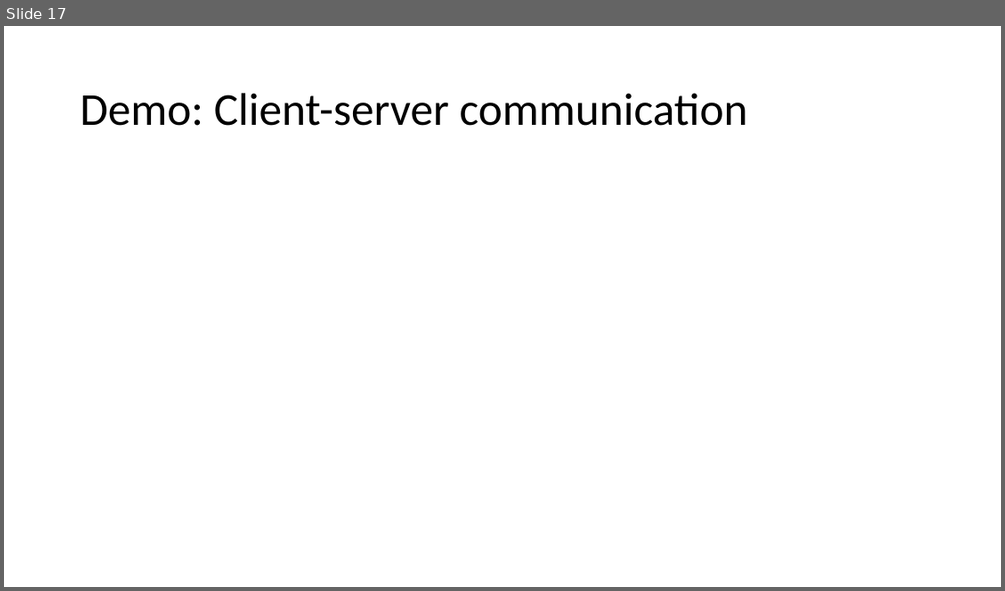
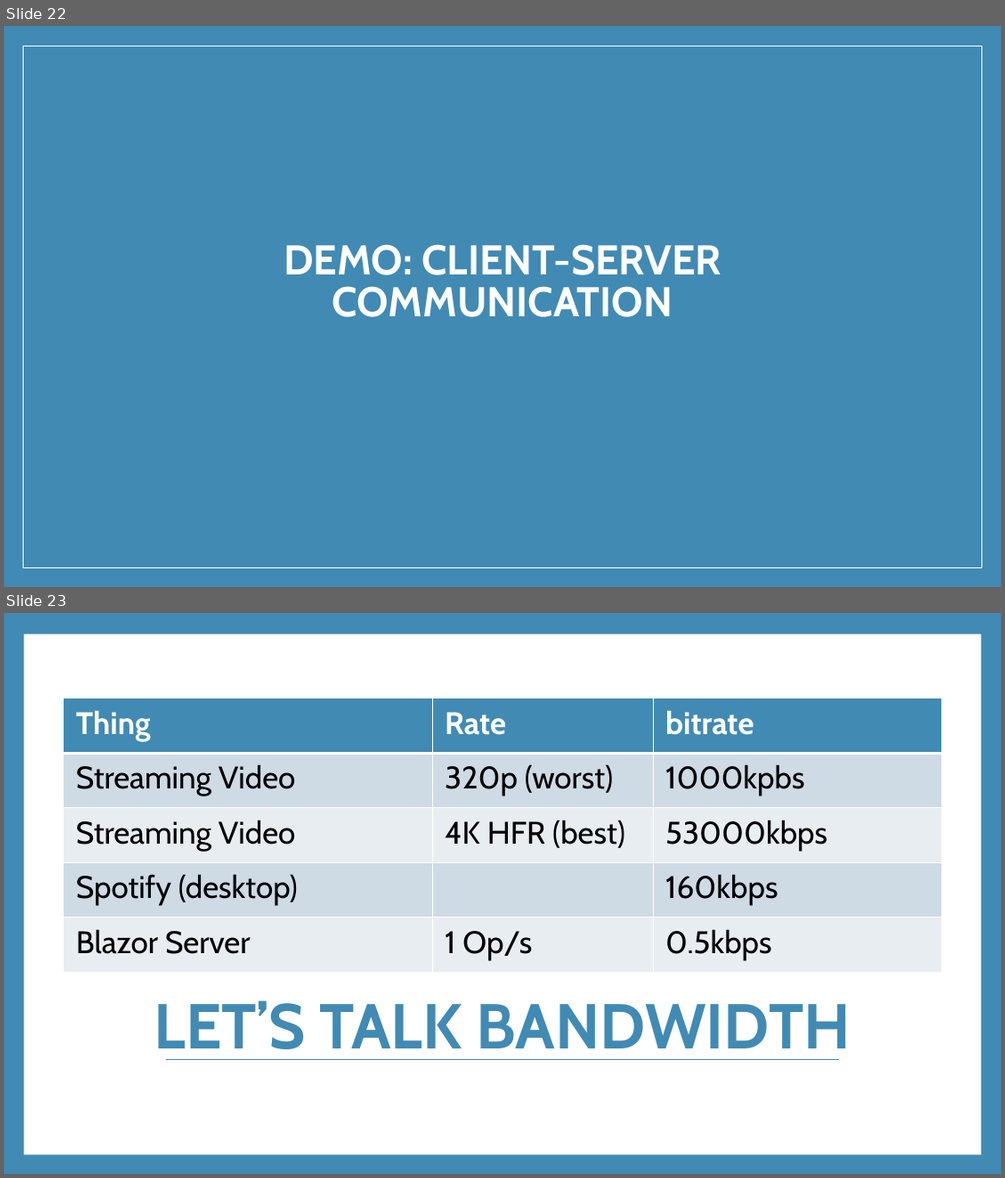
Before and after one commit to rynowak/Presentations, a slide deck: 2019/AusNzMeetups/blazor/slides.pptx. Shown one above the other, each under a label of ours: slide 17 before the commit, slides 22 and 23 after it. The pictures are 1005x591 and 1005x1178 pixels, drawn with LibreOffice and Linux fonts; fonts in the diff are those of the drawing. Boxes give left, top, right and bottom in pixels: in the first picture for what was removed or moved away, otherwise in the second. Text is boxed around its words. In the diff, an @@ line names an element or a change of style, - is before the commit and + after.

Commit message:
Add slides for Blazor deep-dive

```diff
--- a/2019/AusNzMeetups/blazor/slides.pptx
+++ b/2019/AusNzMeetups/blazor/slides.pptx
@@ slide 23 added at (4, 613, 1001, 1174), background #418AB3 @@
@@ rectangle added at (4, 613, 1001, 1174), fill #418AB3 @@
@@ rectangle added at (24, 634, 981, 1154), fill #FFFFFF @@
@@ table added at (64, 698, 942, 972), 5 rows, 3 columns @@
+Thing | Rate | bitrate
+Streaming Video | 320p (worst) | 1000kpbs
+Streaming Video | 4K HFR (best) | 53000kbps
+Spotify (desktop) |  | 160kbps
+Blazor Server | 1 Op/s | 0.5kbps
@@ title added at (154, 1000, 850, 1060), 61 pt, text #418AB3, bold @@
+LET’S TALK BANDWIDTH
@@ line added from (165, 1060) to (839, 1060), #418AB3 0.79 pt @@
@@ what was slide 17 is now slide 22 @@
@@ slide 22 changed as well @@
@@ background #FFFFFF to #418AB3 @@
@@ rectangle added at (23, 46, 981, 567), fill #418AB3, outline #FFFFFF 1 pt @@
@@ title "DEMO: CLIENT-SERVER COMMUNICATION" at (283, 244, 721, 317): vertical alignment middle to bottom @@
@@ title at (283, 244, 721, 317): text changed; size 44 to 40 pt; font Calibri to Cabin; text colour #000000 to #FFFFFF; bold on @@
-Demo: Client-server communication
+DEMO: CLIENT-SERVER COMMUNICATION
```
Also in this commit, not shown: 16 other slides changed, 10 other slides added, 3 slides removed, 16 other files.
